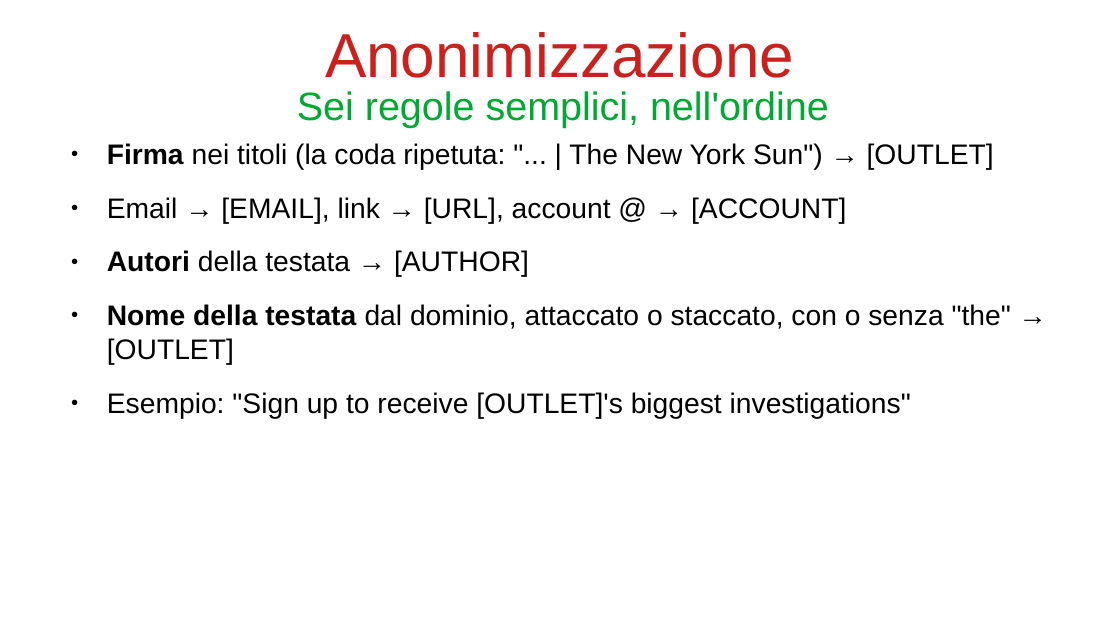
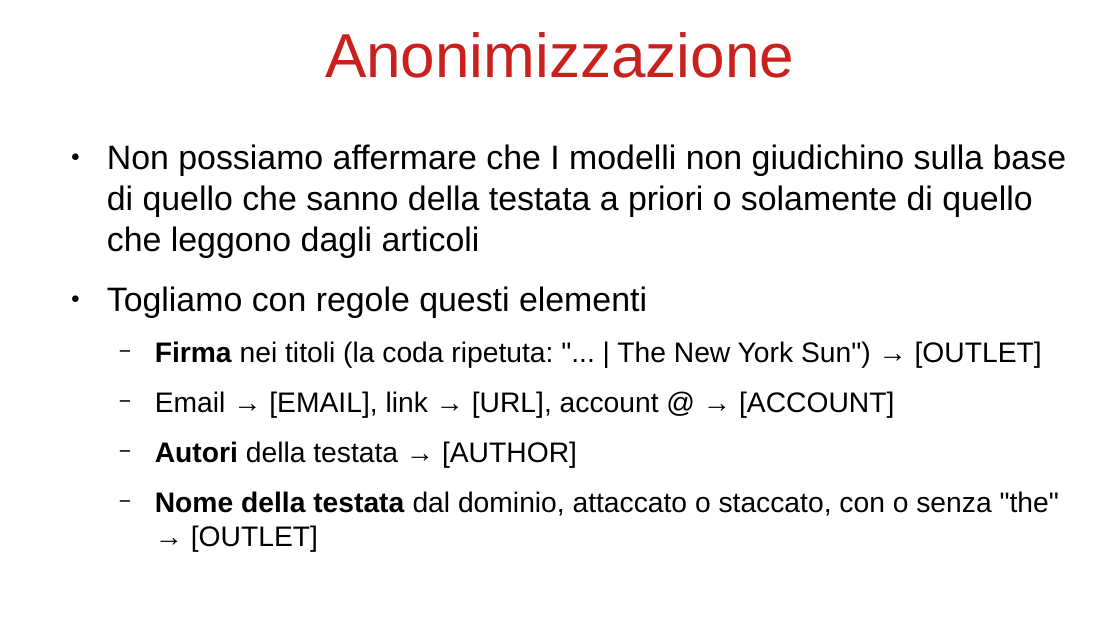
Before and after one commit to bianchi-john/PublisherClassification, a slide deck: slide 11 of Presentazioni/Stato finale/FinalState.odp (slide 14 before the commit). Drawn at 1120x630 pixels with LibreOffice and Linux fonts; fonts in the diff are those of the drawing. Boxes give left, top, right and bottom in pixels: in the first picture for what was removed or moved away, otherwise in the second. Text is boxed around its words. In the diff, an @@ line names an element or a change of style, - is before the commit and + after.

Commit message:
update presentation

```diff
--- a/Presentazioni/Stato finale/FinalState.odp
+++ b/Presentazioni/Stato finale/FinalState.odp
@@ title removed at (x1=297, y1=91, x2=829, y2=128) @@
-Sei regole semplici, nell'ordine
@@ text at (x1=107, y1=144, x2=1066, y2=318): paragraphs added @@
+● Non possiamo affermare che I modelli non giudichino sulla base di quello che sanno della testata a priori o solamente di quello che leggono dagli articoli
+● Togliamo con regole questi elementi
@@ text at (x1=155, y1=341, x2=1059, y2=552): bullet ● to −; list level 1 to 2 in "Firma nei titoli (la coda ..."; list level 1 to 2 in "Email → [EMAIL], link → ..."; list level 1 to 2 in "Autori della testata → [AUTHOR]"; list level 1 to 2 in "Nome della testata dal dominio, ..." @@
@@ text at (x1=107, y1=392, x2=911, y2=419): paragraph removed @@
-● Esempio: "Sign up to receive [OUTLET]'s biggest investigations"
```
Also in this commit, not shown: 4 other slides changed, 37 slides added, 7 slides removed, 38 other files.
